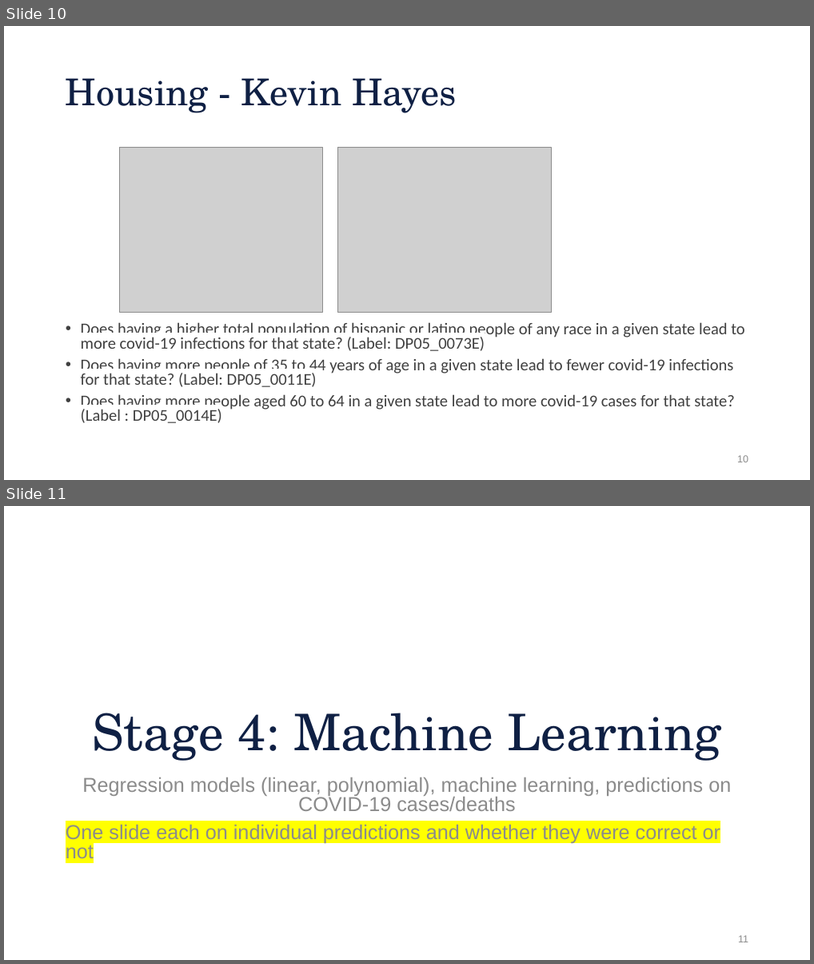
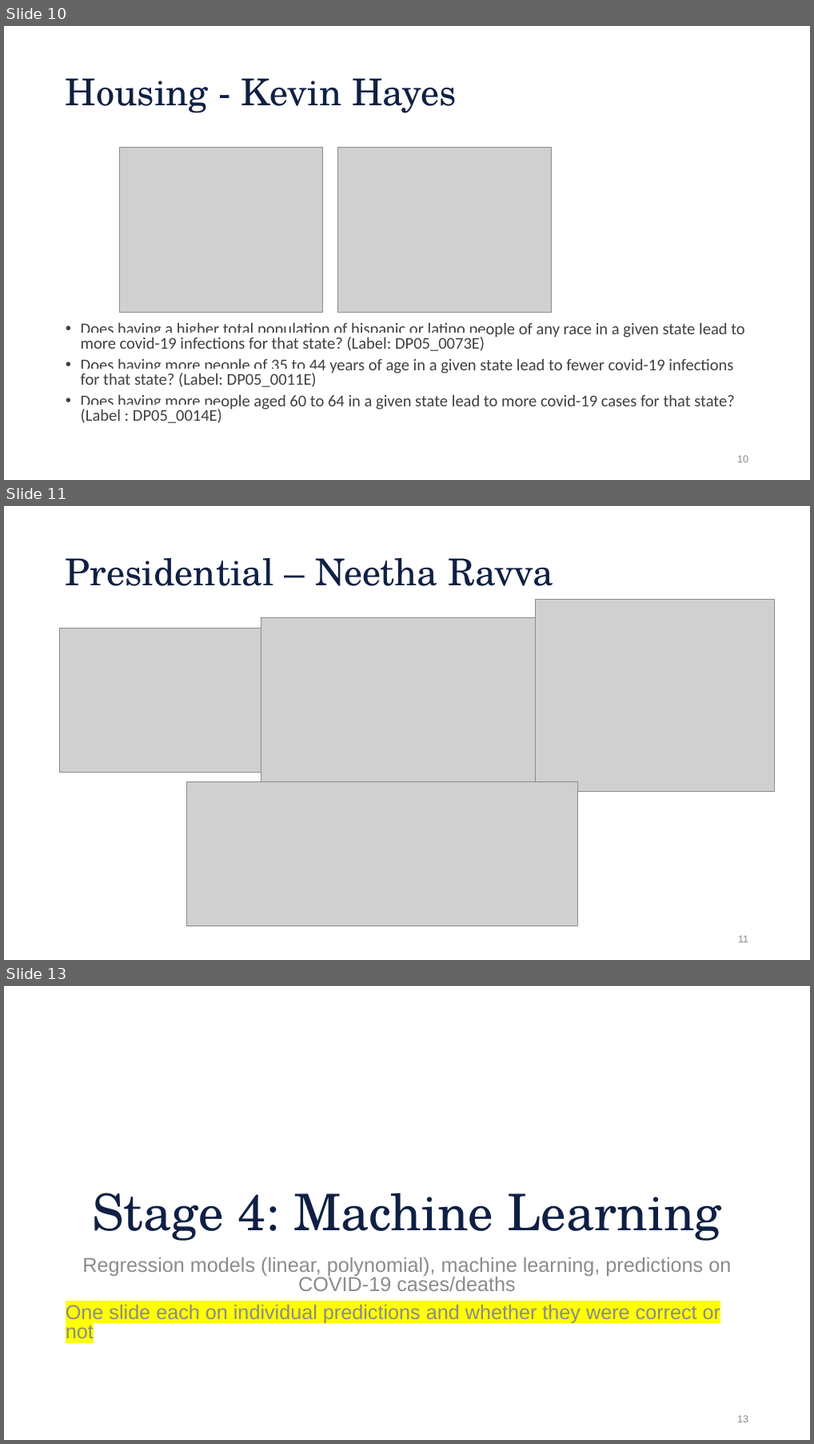
Before and after one commit to aiwayemi/Group-1, a slide deck: ProjPresentation.pptx. Shown one above the other, each under a label of ours: slides 10 and 11 before the commit, slides 10, 11 and 13 after it; the slides between them are not shown. The pictures are 814x964 and 814x1444 pixels, drawn with LibreOffice and Linux fonts; fonts in the diff are those of the drawing; grey boxes stand for pictures; background and template pictures are left out. Boxes give left, top, right and bottom in pixels: in the first picture for what was removed or moved away, otherwise in the second. Text is boxed around its words. In the diff, an @@ line names an element or a change of style, - is before the commit and + after.

```diff
--- a/ProjPresentation.pptx
+++ b/ProjPresentation.pptx
@@ slide 11 added at (4,506,810,960), background #FFFFFF @@
@@ title added at (66,558,554,586), 44 pt, text #0F2044 @@
+Presidential – Neetha Ravva
@@ picture added at (535,599,774,792) @@
@@ picture added at (261,618,574,784) @@
@@ picture added at (60,628,261,772) @@
@@ picture added at (186,782,578,926) @@
@@ page number added at (738,935,749,942), 12 pt, text #8C8C8C @@
+11
@@ what was slide 11 is now slide 13 @@
@@ page number at (738,1415,749,1422): text changed @@
-11
+13
```
Also in this commit, not shown: 2 other slides added.
